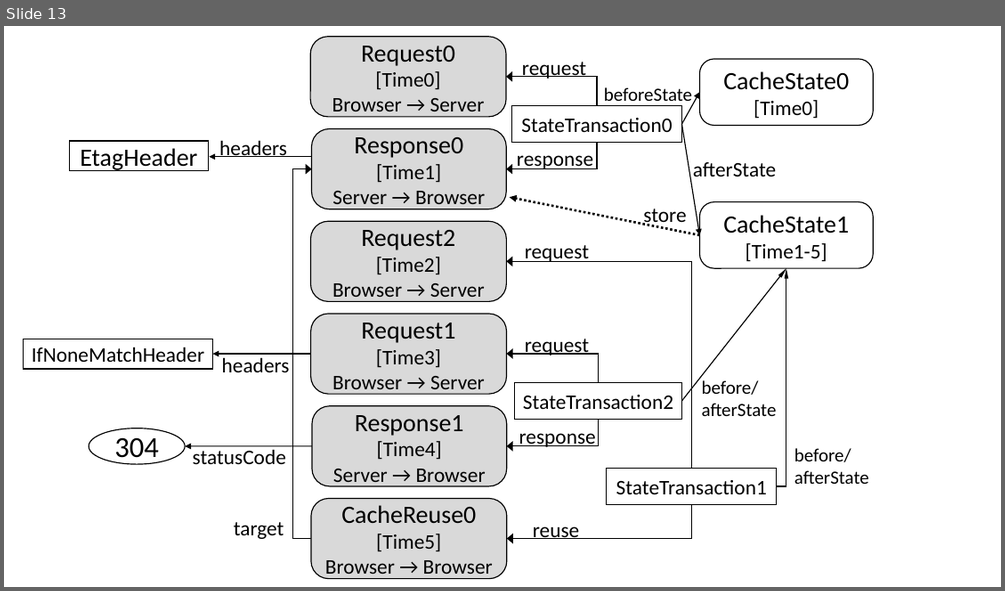
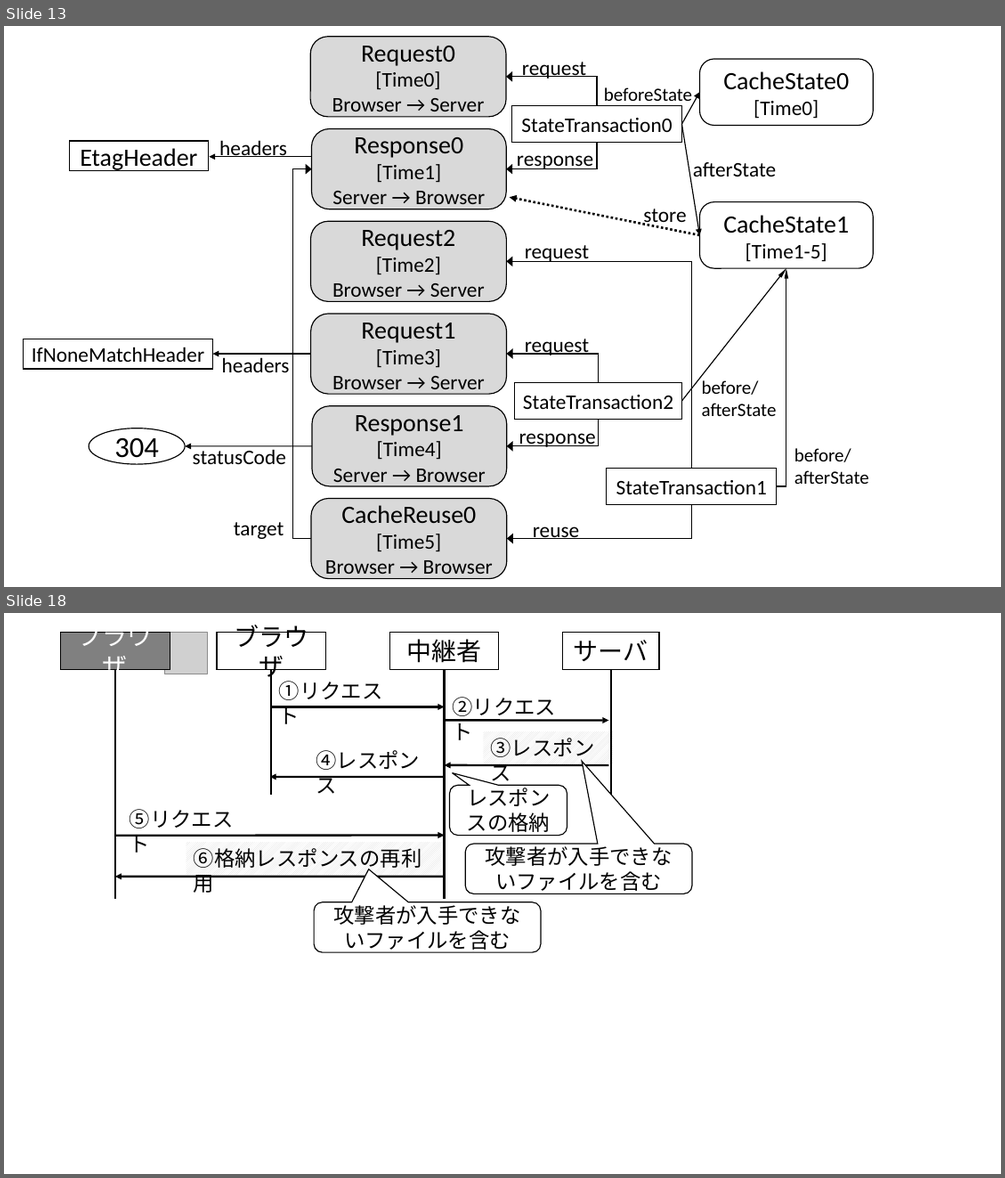
Before and after one commit to simahell/Master-Thesis, a slide deck: fig/fig.pptx. Shown one above the other, each under a label of ours: slide 13 before the commit, slides 13 and 18 after it; the slides between them are not shown. The pictures are 1005x591 and 1005x1178 pixels, drawn with LibreOffice and Linux fonts; fonts in the diff are those of the drawing; grey boxes stand for pictures. Boxes give left, top, right and bottom in pixels: in the first picture for what was removed or moved away, otherwise in the second. Text is boxed around its words. In the diff, an @@ line names an element or a change of style, - is before the commit and + after.

Commit message:
・四種類の攻撃手法についての事例研究の記述 ・付録の追加

```diff
--- a/fig/fig.pptx
+++ b/fig/fig.pptx
@@ slide 18 added at (x1=4, y1=613, x2=1001, y2=1174), background #FFFFFF @@
@@ rectangle added at (x1=61, y1=632, x2=693, y2=952), fill #FFFFFF, outline #FFFFFF 1 pt @@
@@ rectangle added at (x1=61, y1=633, x2=170, y2=670), fill #808080, outline #000000 1 pt, 24 pt, text #FFFFFF @@
+ブラウザ
@@ picture added at (x1=165, y1=632, x2=207, y2=674) @@
@@ rectangle added at (x1=217, y1=633, x2=326, y2=670), outline #000000 1 pt, 24 pt, text #000000 @@
+ブラウザ
@@ rectangle added at (x1=390, y1=633, x2=499, y2=670), outline #000000 1 pt, 24 pt, text #000000 @@
+中継者
@@ rectangle added at (x1=563, y1=633, x2=659, y2=670), outline #000000 1 pt, 24 pt, text #000000 @@
+サーバ
@@ line added from (115, 669) to (115, 899), #000000 2 pt @@
@@ text added at (x1=272, y1=674, x2=391, y2=707), 20 pt, text #000000 @@
+①リクエスト
@@ line added from (272, 670) to (272, 795), #000000 2 pt @@
@@ text added at (x1=445, y1=690, x2=564, y2=723), 20 pt, text #000000 @@
+②リクエスト
@@ line added from (445, 670) to (445, 900), #000000 2 pt @@
@@ line added from (611, 670) to (611, 795), #000000 2 pt @@
@@ arrow added from (272, 706) to (445, 706), #000000 2 pt @@
@@ text added at (x1=308, y1=744, x2=438, y2=777), 20 pt, text #000000 @@
+④レスポンス
@@ arrow added from (445, 720) to (609, 720), #000000 2 pt @@
@@ rectangle added at (x1=484, y1=731, x2=614, y2=764), fill pattern #D9D9D9 on #FFFFFF, 20 pt, text #000000 @@
+③レスポンス
@@ arrow added from (609, 765) to (445, 765), #000000 2 pt @@
@@ rectangle added at (x1=233, y1=795, x2=310, y2=816), fill #FFFFFF, outline #FFFFFF 1 pt @@
@@ arrow added from (445, 777) to (270, 777), #000000 2 pt @@
@@ rounded speech box added at (x1=450, y1=785, x2=567, y2=835), outline #000000 1 pt, 20 pt, text #000000 @@
+レスポンスの格納
@@ rectangle added at (x1=573, y1=795, x2=649, y2=816), fill #FFFFFF, outline #FFFFFF 1 pt @@
@@ text added at (x1=122, y1=803, x2=242, y2=835), 20 pt, text #000000 @@
+⑤リクエスト
@@ arrow added from (115, 835) to (445, 835), #000000 2 pt @@
@@ rectangle added at (x1=186, y1=842, x2=442, y2=875), fill pattern #D9D9D9 on #FFFFFF, 20 pt, text #000000 @@
+⑥格納レスポンスの再利用
@@ rounded speech box added at (x1=465, y1=844, x2=692, y2=893), fill #FFFFFF, outline #000000 1 pt, 20 pt, text #000000 @@
+攻撃者が入手できないファイルを含む
@@ arrow added from (445, 876) to (115, 876), #000000 2 pt @@
@@ rectangle added at (x1=77, y1=899, x2=154, y2=919), fill #FFFFFF, outline #FFFFFF 1 pt @@
@@ rounded speech box added at (x1=315, y1=902, x2=541, y2=952), fill #FFFFFF, outline #000000 1 pt, 20 pt, text #000000 @@
+攻撃者が入手できないファイルを含む
@@ rectangle added at (x1=405, y1=900, x2=483, y2=920), fill #FFFFFF, outline #FFFFFF 1 pt @@
```
Also in this commit, not shown: 5 other slides added, 18 other files.
